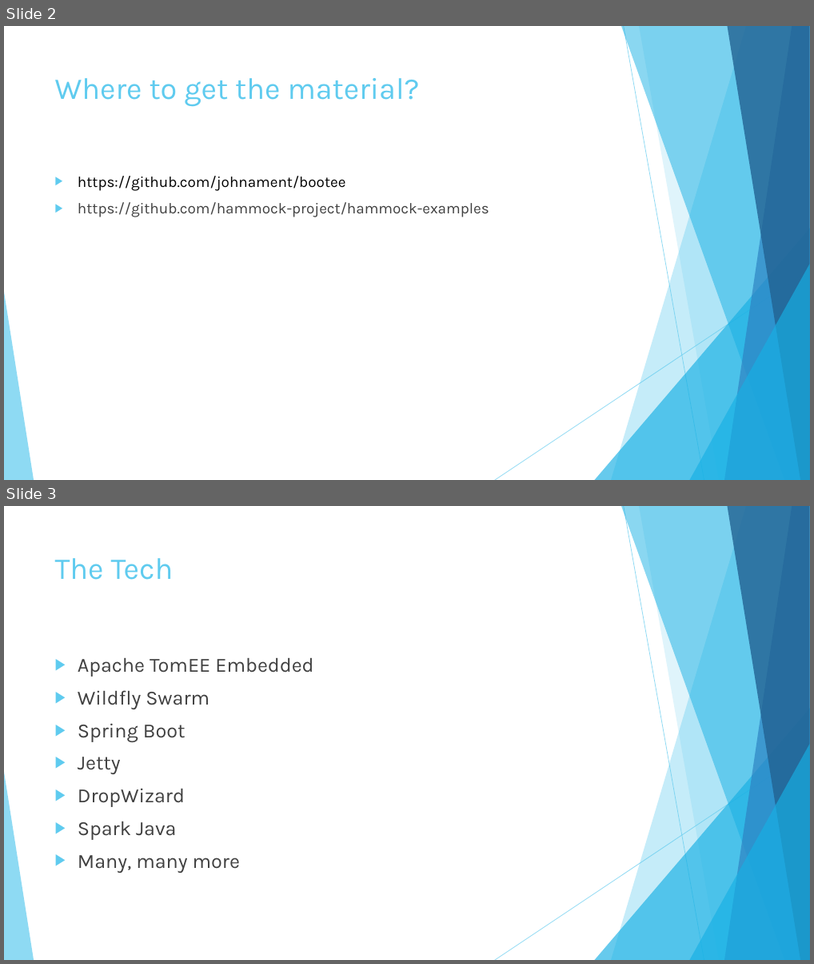
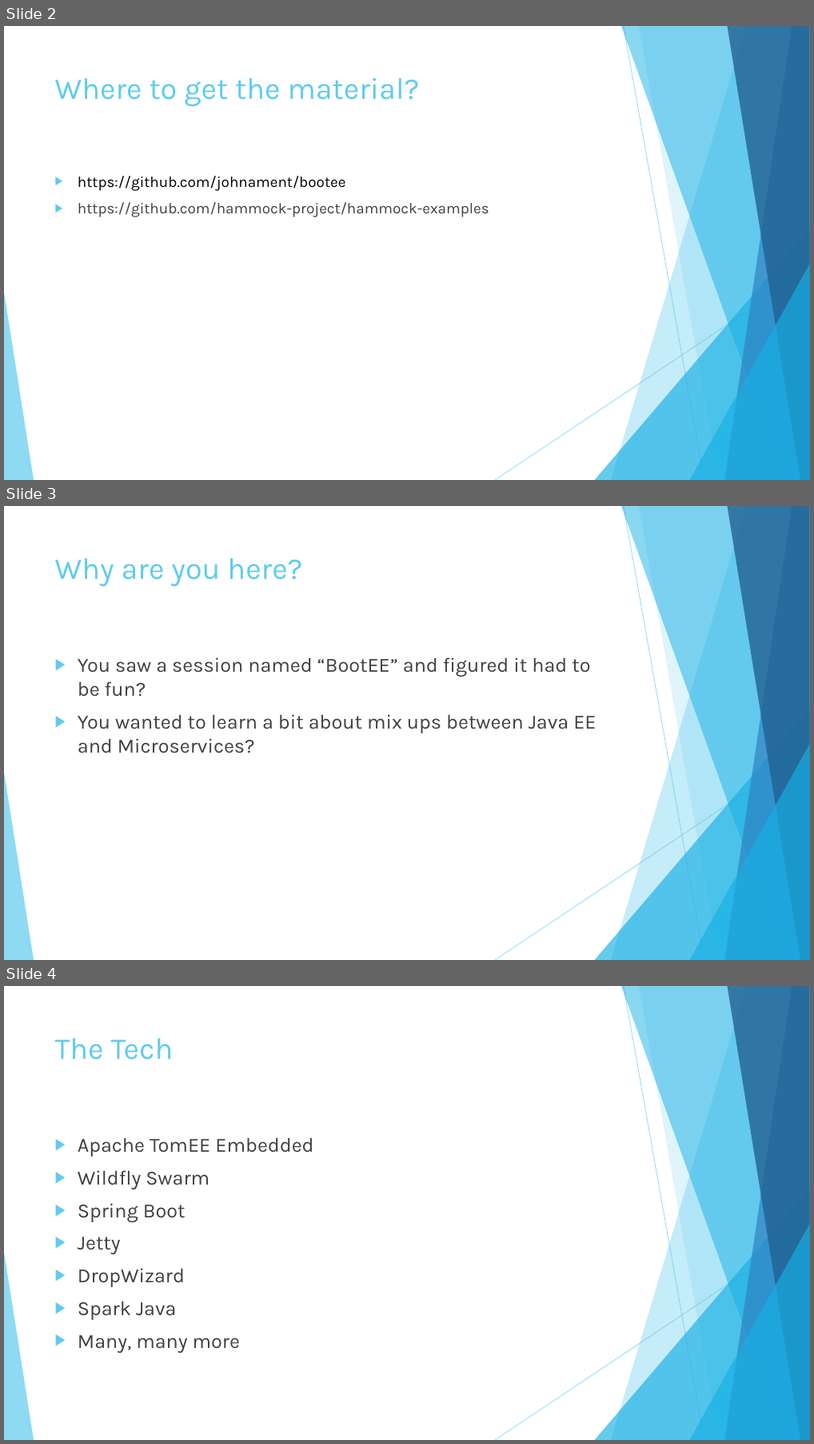
Before and after one commit to johnament/bootee, a slide deck: BootEE.pptx. Shown one above the other, each under a label of ours: slides 2 and 3 before the commit, slides 2, 3 and 4 after it. The pictures are 814x964 and 814x1444 pixels, drawn with LibreOffice and Linux fonts; fonts in the diff are those of the drawing. Boxes give left, top, right and bottom in pixels: in the first picture for what was removed or moved away, otherwise in the second. Text is boxed around its words. In the diff, an @@ line names an element or a change of style, - is before the commit and + after.

Commit message:
Updated slides.

```diff
--- a/BootEE.pptx
+++ b/BootEE.pptx
@@ slide 3 added at [4,506,810,960], background #FFFFFF; not listed: 10 template elements that a slide beside it also shows @@
@@ title added at [55,558,302,587], 36 pt, text #5FCBEF @@
+Why are you here?
@@ text added at [78,657,596,753], 24 pt, text #404040 @@
+▶ You saw a session named “BootEE” and figured it had to be fun?
+▶ You wanted to learn a bit about mix ups between Java EE and Microservices?
@@ what was slide 3 is now slide 4 @@
```
Also in this commit, not shown: 1 slide changed.
